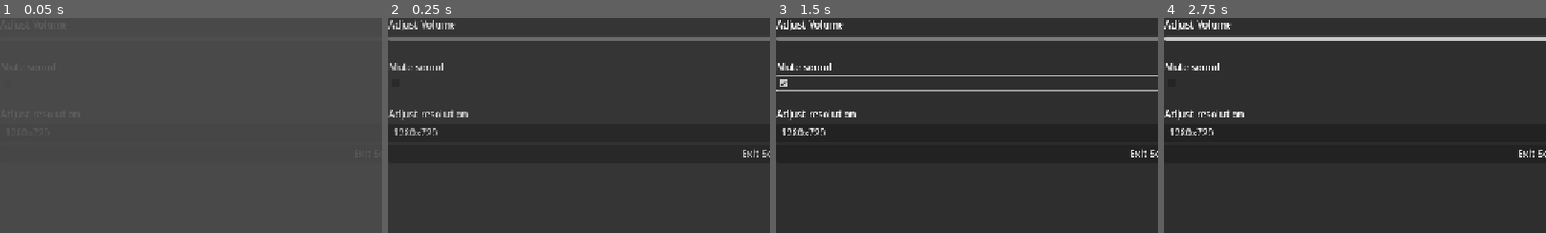
Above: before the commit, frames 1-4 (left to right).
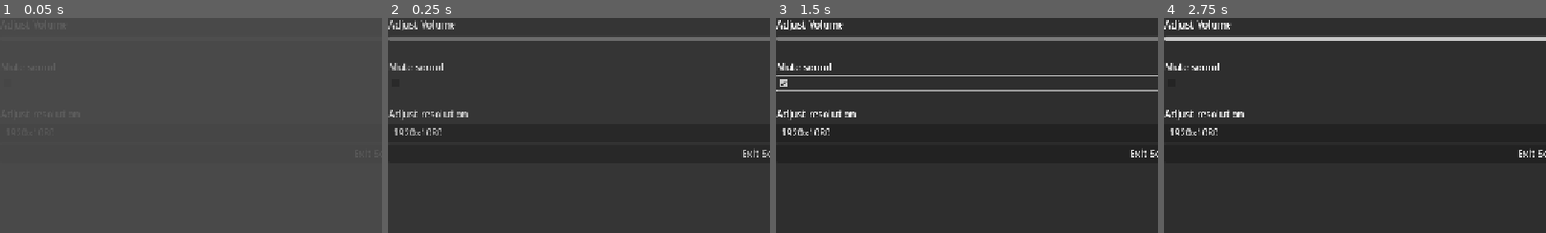
Above: after the commit, the same moments.

Repository: ToastedTeam/CaveGame
Game: Godot game, scene res://scenes/settings.tscn
Two runs of this game, one before a commit and one after it. Both use one fixed random seed, a clock stepped at 60 frames per second and the inputs below. This scene is started directly instead of the project's main scene.
Inputs (mouse positions are % of the whole screen's width and height, from its top left):
- Up to frame 1 (0.05 s): no input
- Up to frame 2 (0.25 s): no input
- Up to frame 3 (1.5 s): click "1280x720" (after the commit: "1920x1080") at 0.5 s; click (50, 15) at 1.25 s
- Up to frame 4 (2.75 s): tap Enter (ui_accept) at 2 s; hold Right (player_move_right) from 2.03 s (still down); tap A (player_attack) at 2.1 s; tap Up (player_jump) at 2.27 s
The pictures show only the part of the screen within x 0-50%, y 0-50%; the shares and areas given below are measured in that part.

The runs differ from the first frame. In frame 2, 0.1% of the frame differs, in the area x 3-14%, y 51-55%; in frame 3, 0.1%; in frame 4, 0.1%.

Commit message:
Retain resolution within the settings screen after closing it.

Diff:
--- a/project.godot
+++ b/project.godot
@@ -19,6 +19,7 @@
 
 window/size/viewport_width=1280
 window/size/viewport_height=720
+window/size/resizable=false
 window/stretch/mode="canvas_items"
 window/stretch/aspect="expand"
 
--- a/scenes/settings.gd
+++ b/scenes/settings.gd
@@ -1,4 +1,6 @@
 extends Control
+
+const resolutions = [ Vector2i(1920,1080), Vector2i(1600,900), Vector2i(1280,720) ]
 
 func resume():
 	$AnimationPlayer.play_backwards("Blur")
@@ -9,6 +11,14 @@
 func _ready():
 	$PanelContainer/VBoxContainer/Volume.value = AudioServer.get_bus_volume_linear(0)*100
 	$"PanelContainer/VBoxContainer/Mute sound".button_pressed = AudioServer.is_bus_mute(0)
+
+	for resolution in resolutions:
+		$PanelContainer/VBoxContainer/Resolutions.add_item(str(resolution.x)+"x"+str(resolution.y))
+	var size = DisplayServer.window_get_size(0)
+	var idx = resolutions.find(size)
+	if idx > -1:
+		$PanelContainer/VBoxContainer/Resolutions.selected = idx;
+
 	pause()
 
 func _on_volume_value_changed(value: float) -> void:
--- a/scenes/settings.tscn
+++ b/scenes/settings.tscn
@@ -149,13 +149,6 @@
 process_mode = 3
 layout_mode = 2
 selected = 2
-item_count = 3
-popup/item_0/text = "1920x1080"
-popup/item_0/id = 0
-popup/item_1/text = "1600x900"
-popup/item_1/id = 1
-popup/item_2/text = "1280x720"
-popup/item_2/id = 3
 
 [node name="exit settings" type="Button" parent="PanelContainer/VBoxContainer"]
 layout_mode = 2
